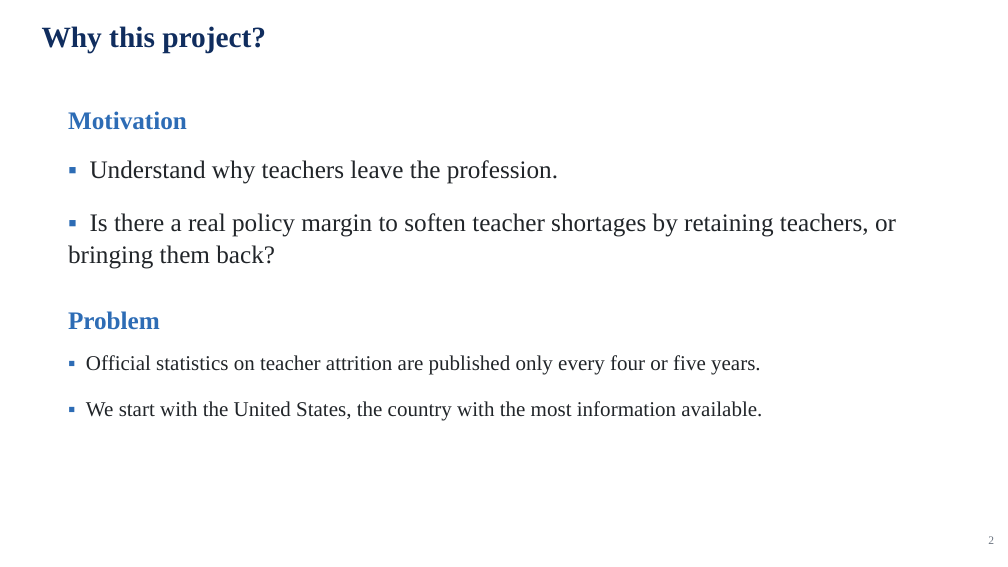
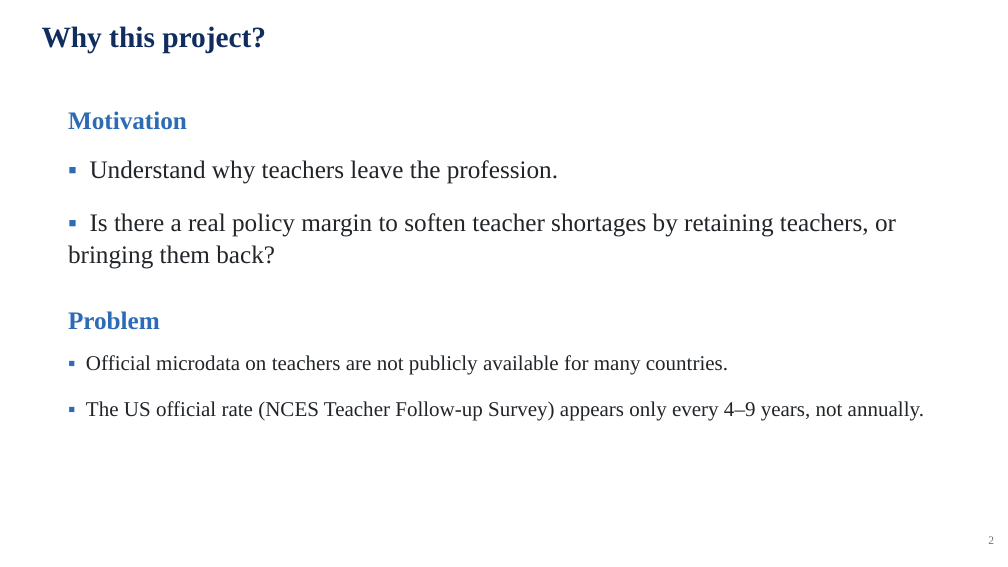
Before and after one commit to jedr1-ship-it/Alternative-Pathways----Quant, a slide deck: slide 2 of report/data_cluster/Proyect_US_policy.pptx. Drawn at 1008x567 pixels with LibreOffice and Linux fonts; fonts in the diff are those of the drawing. Boxes give left, top, right and bottom in pixels: in the first picture for what was removed or moved away, otherwise in the second. Text is boxed around its words. In the diff, an @@ line names an element or a change of style, - is before the commit and + after.

```diff
--- a/report/data_cluster/Proyect_US_policy.pptx
+++ b/report/data_cluster/Proyect_US_policy.pptx
@@ text at bbox=[86, 355, 924, 420]: text changed @@
-▪ Official statistics on teacher attrition are published only every four or five years.
-▪ We start with the United States, the country with the most information available.
+▪ Official microdata on teachers are not publicly available for many countries.
+▪ The US official rate (NCES Teacher Follow-up Survey) appears only every 4–9 years, not annually.
```
Also in this commit, not shown: 13 other slides changed, 11 slides added, 4 slides removed, 1 other file.
